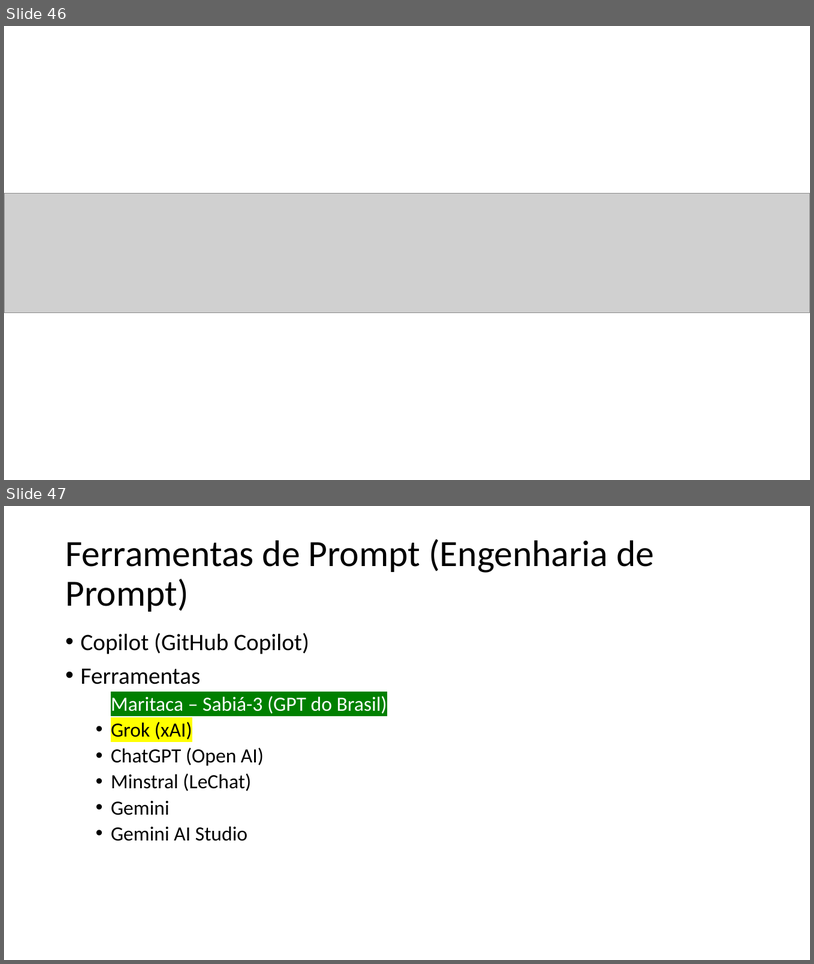
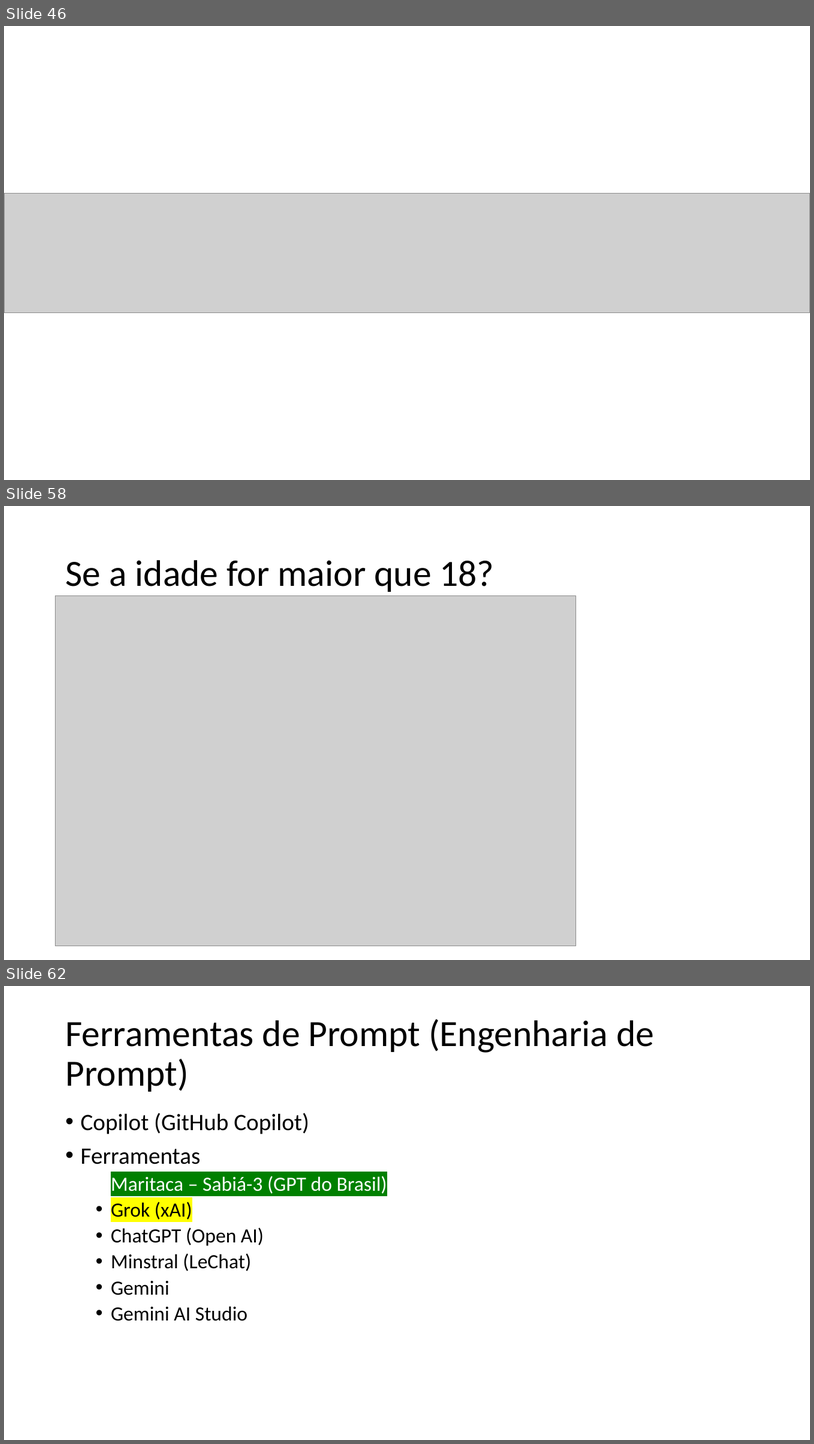
Before and after one commit to romulodf-cesar/etl_senso2015, a slide deck: Git e GitHub.pptx. Shown one above the other, each under a label of ours: slides 46 and 47 before the commit, slides 46, 58 and 62 after it; the slides between them are not shown. The pictures are 814x964 and 814x1444 pixels, drawn with LibreOffice and Linux fonts; fonts in the diff are those of the drawing; grey boxes stand for pictures. Boxes give left, top, right and bottom in pixels: in the first picture for what was removed or moved away, otherwise in the second. Text is boxed around its words. In the diff, an @@ line names an element or a change of style, - is before the commit and + after.

```diff
--- a/Git e GitHub.pptx
+++ b/Git e GitHub.pptx
@@ slide 58 added at [4, 506, 810, 960], background #FFFFFF @@
@@ title added at [65, 560, 495, 592], 44 pt, text #000000 @@
+Se a idade for maior que 18?
@@ picture added at [56, 595, 576, 946] @@
@@ what was slide 47 is now slide 62 @@
```
Also in this commit, not shown: 14 other slides added, 4 other files.
